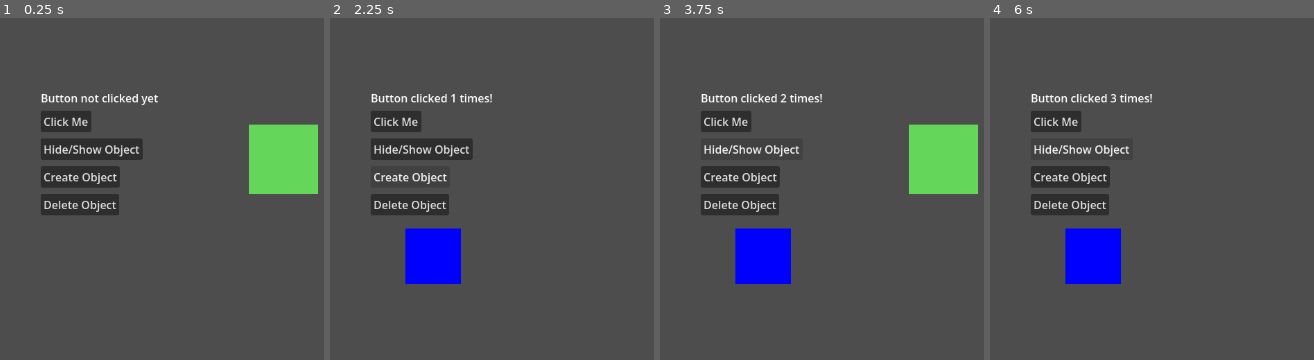
Above: before the commit, frames 1-4 (left to right).
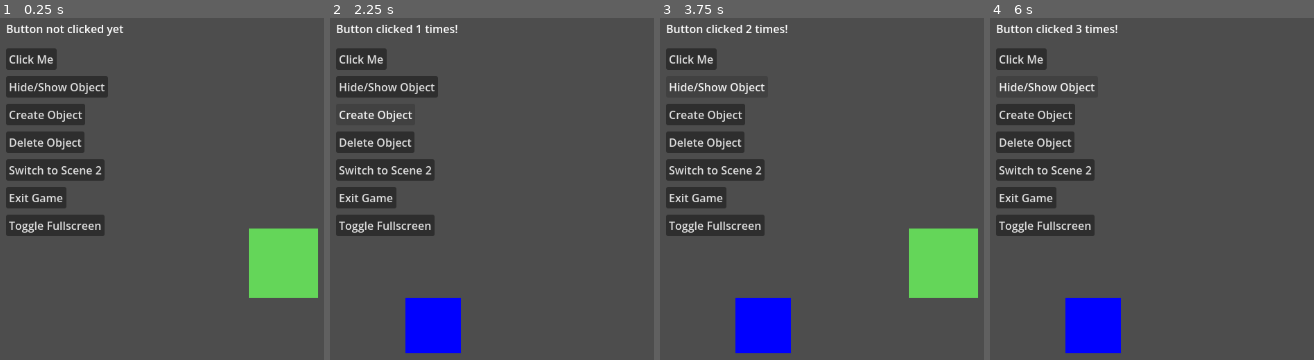
Above: after the commit, the same moments.

Repository: Nerflix/GAM20001_A2
Game: Godot game, scene res://control.tscn
Two runs of this game, one before a commit and one after it. Both use one fixed random seed, a clock stepped at 60 frames per second and the inputs below. Before the commit the project starts from res://UI.tscn.
Inputs:
- Up to frame 1 (0.25 s): no input
- Up to frame 2 (2.25 s): click "Click Me" at 0.5 s; click "Hide/Show Object" at 1.25 s; click "Create Object" at 2 s
- Up to frame 3 (3.75 s): click "Click Me" at 2.75 s; click "Hide/Show Object" at 3.5 s
- Up to frame 4 (6 s): click "Create Object" at 4.25 s; click "Click Me" at 5 s; click "Hide/Show Object" at 5.75 s

The runs differ from the first frame. In frame 1, 22% of the frame differs, in the area x 1-99%, y 2-82%; in frame 2, 17%; in frame 3, 25%, in the area x 1-99%, y 2-98%; in frame 4, 16%.

Commit message:
PR03 - Scene switching, exit game, and fullscreen toggle complete

Diff:
--- a/UI.tscn
+++ /dev/null
@@ -1,67 +0,0 @@
-[gd_scene format=3 uid="uid://hyfng3pnrl1h"]
-
-[ext_resource type="Script" uid="uid://c4asr07mk5hop" path="res://ui.gd" id="1_b3bc3"]
-
-[node name="Control" type="Control" unique_id=2082223465]
-layout_mode = 3
-anchors_preset = 15
-anchor_right = 1.0
-anchor_bottom = 1.0
-grow_horizontal = 2
-grow_vertical = 2
-script = ExtResource("1_b3bc3")
-
-[node name="Button" type="Button" parent="." unique_id=255270544]
-layout_mode = 1
-anchors_preset = 8
-anchor_left = 0.5
-anchor_top = 0.5
-anchor_right = 0.5
-anchor_bottom = 0.5
-offset_left = -226.0
-offset_top = -144.0
-offset_right = -153.0
-offset_bottom = -113.0
-grow_horizontal = 2
-grow_vertical = 2
-text = "Click Me"
-
-[node name="Label" type="Label" parent="." unique_id=295579367]
-layout_mode = 0
-offset_left = 350.0
-offset_top = 150.0
-offset_right = 520.0
-offset_bottom = 173.0
-text = "Button not clicked yet"
-
-[node name="Button2" type="Button" parent="." unique_id=1946204367]
-layout_mode = 0
-offset_left = 350.0
-offset_top = 220.0
-offset_right = 497.0
-offset_bottom = 251.0
-text = "Hide/Show Object"
-
-[node name="Button3" type="Button" parent="." unique_id=1242530775]
-layout_mode = 0
-offset_left = 350.0
-offset_top = 260.0
-offset_right = 464.0
-offset_bottom = 291.0
-text = "Create Object"
-
-[node name="Button4" type="Button" parent="." unique_id=1663828728]
-layout_mode = 0
-offset_left = 350.0
-offset_top = 300.0
-offset_right = 463.0
-offset_bottom = 331.0
-text = "Delete Object"
-
-[node name="ColorRect" type="ColorRect" parent="." unique_id=858984817]
-layout_mode = 0
-offset_left = 650.0
-offset_top = 200.0
-offset_right = 750.0
-offset_bottom = 300.0
-color = Color(0.39409325, 0.8392157, 0.34923923, 1)
--- /dev/null
+++ b/control.tscn
@@ -0,0 +1,92 @@
+[gd_scene format=3 uid="uid://hyfng3pnrl1h"]
+
+[ext_resource type="Script" uid="uid://c4asr07mk5hop" path="res://ui.gd" id="1_g28hq"]
+
+[node name="Control" type="Control" unique_id=2082223465]
+layout_mode = 3
+anchors_preset = 15
+anchor_right = 1.0
+anchor_bottom = 1.0
+grow_horizontal = 2
+grow_vertical = 2
+script = ExtResource("1_g28hq")
+
+[node name="Button" type="Button" parent="." unique_id=255270544]
+layout_mode = 1
+anchors_preset = 8
+anchor_left = 0.5
+anchor_top = 0.5
+anchor_right = 0.5
+anchor_bottom = 0.5
+offset_left = -276.0
+offset_top = -234.0
+offset_right = -203.0
+offset_bottom = -203.0
+grow_horizontal = 2
+grow_vertical = 2
+text = "Click Me"
+
+[node name="Button2" type="Button" parent="." unique_id=1946204367]
+layout_mode = 0
+offset_left = 300.0
+offset_top = 130.0
+offset_right = 447.0
+offset_bottom = 161.0
+text = "Hide/Show Object"
+
+[node name="Button3" type="Button" parent="." unique_id=1242530775]
+layout_mode = 0
+offset_left = 300.0
+offset_top = 170.0
+offset_right = 414.0
+offset_bottom = 201.0
+text = "Create Object"
+
+[node name="Button4" type="Button" parent="." unique_id=1663828728]
+layout_mode = 0
+offset_left = 300.0
+offset_top = 210.0
+offset_right = 413.0
+offset_bottom = 241.0
+text = "Delete Object"
+
+[node name="Button5" type="Button" parent="." unique_id=527836026]
+layout_mode = 0
+offset_left = 300.0
+offset_top = 250.0
+offset_right = 442.0
+offset_bottom = 281.0
+text = "Switch to Scene 2"
+
+[node name="Button6" type="Button" parent="." unique_id=2006233386]
+layout_mode = 0
+offset_left = 300.0
+offset_top = 290.0
+offset_right = 387.0
+offset_bottom = 321.0
+text = "Exit Game
+"
+
+[node name="Button7" type="Button" parent="." unique_id=1525429834]
+layout_mode = 0
+offset_left = 300.0
+offset_top = 330.0
+offset_right = 442.0
+offset_bottom = 361.0
+text = "Toggle Fullscreen"
+
+[node name="Label" type="Label" parent="." unique_id=295579367]
+layout_mode = 0
+offset_left = 300.0
+offset_top = 50.0
+offset_right = 470.0
+offset_bottom = 73.0
+text = "Button not clicked yet"
+
+[node name="ColorRect" type="ColorRect" parent="." unique_id=858984817]
+layout_mode = 0
+offset_left = 650.0
+offset_top = 350.0
+offset_right = 750.0
+offset_bottom = 450.0
+color = Color(0.39409325, 0.8392157, 0.34923923, 1)
--- /dev/null
+++ b/scene2.gd
@@ -0,0 +1,9 @@
+extends Control
+
+@onready var back_button = $Button
+
+func _ready():
+	back_button.pressed.connect(_on_back_pressed)
+
+func _on_back_pressed():
+	get_tree().change_scene_to_file("res://control.tscn")
--- /dev/null
+++ b/scene2.tscn
@@ -0,0 +1,34 @@
+[gd_scene format=3 uid="uid://bwpebal4msdjb"]
+
+[ext_resource type="Script" uid="uid://dky1e6dp6s3k0" path="res://scene2.gd" id="1_g28hq"]
+
+[node name="Control" type="Control" unique_id=52504293]
+layout_mode = 3
+anchors_preset = 15
+anchor_right = 1.0
+anchor_bottom = 1.0
+grow_horizontal = 2
+grow_vertical = 2
+script = ExtResource("1_g28hq")
+
+[node name="Label" type="Label" parent="." unique_id=63213969]
+layout_mode = 0
+offset_right = 40.0
+offset_bottom = 23.0
+text = "This is Scene 2!"
+
+[node name="Button" type="Button" parent="." unique_id=713686493]
+layout_mode = 0
+offset_left = 300.0
+offset_top = 150.0
+offset_right = 454.0
+offset_bottom = 181.0
+text = "Go Back to Scene 1"
+
+[node name="Button2" type="Button" parent="." unique_id=1146653815]
+layout_mode = 0
+offset_left = 300.0
+offset_top = 200.0
+offset_right = 442.0
+offset_bottom = 231.0
+text = "This is Scene 2"
--- a/ui.gd
+++ b/ui.gd
@@ -1,10 +1,13 @@
 extends Control
 
 @onready var button = $Button
-@onready var label = $Label
 @onready var button2 = $Button2
 @onready var button3 = $Button3
 @onready var button4 = $Button4
+@onready var button5 = $Button5
+@onready var button6 = $Button6
+@onready var button7 = $Button7
+@onready var label = $Label
 @onready var color_rect = $ColorRect
 
 var click_count = 0
@@ -15,6 +18,9 @@
 	button2.pressed.connect(_on_hide_show)
 	button3.pressed.connect(_on_create)
 	button4.pressed.connect(_on_delete)
+	button5.pressed.connect(_on_switch_scene)
+	button6.pressed.connect(_on_exit)
+	button7.pressed.connect(_on_toggle_fullscreen)
 
 func _on_button_pressed():
 	click_count += 1
@@ -27,10 +33,23 @@
 	spawned_object = ColorRect.new()
 	spawned_object.color = Color.BLUE
 	spawned_object.size = Vector2(80, 80)
-	spawned_object.position = Vector2(400, 350)
+	spawned_object.position = Vector2(400, 450)
 	add_child(spawned_object)
 
 func _on_delete():
 	if spawned_object != null:
 		spawned_object.queue_free()
 		spawned_object = null
+
+func _on_switch_scene():
+	get_tree().change_scene_to_file("res://scene2.tscn")
+
+func _on_exit():
+	get_tree().quit()
+
+func _on_toggle_fullscreen():
+	var window = get_window()
+	if window.mode == Window.MODE_FULLSCREEN:
+		window.mode = Window.MODE_WINDOWED
+	else:
+		window.mode = Window.MODE_FULLSCREEN
Not shown, added: scene2.gd.uid
